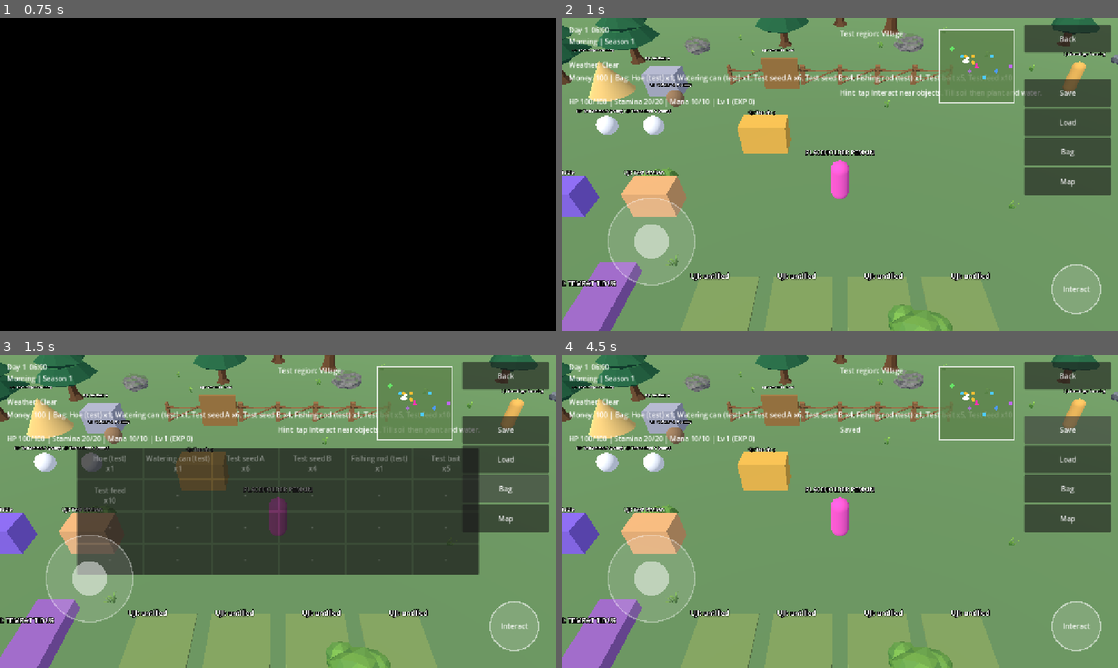
Above: before the commit, frames 1-4 (two rows, left to right).
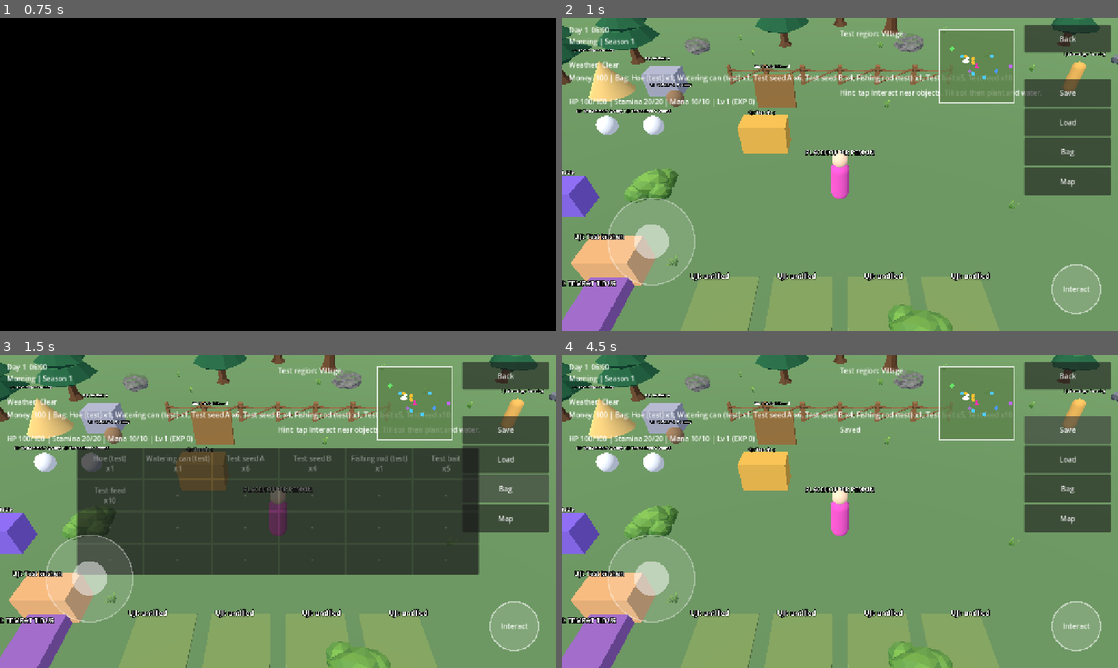
Above: after the commit, the same moments.

Repository: hadydaw/FARMING-ADVENTURE-NUSANTARA
Game: Godot game, scene res://game/boot/boot.tscn
Two runs of this game, one before a commit and one after it. Both use one fixed random seed, a clock stepped at 60 frames per second and the inputs below.
Inputs:
- Up to frame 1 (0.75 s): click "Start (test starter world)" at 0.5 s
- Up to frame 2 (1 s): no input
- Up to frame 3 (1.5 s): click "Bag" at 1.25 s
- Up to frame 4 (4.5 s): click "Map" at 2 s; click "Back" at 2.75 s; click "Start (test starter world)" at 3.5 s; click "Save" at 4.25 s

Frame 1 is identical in both runs. In frame 2, 4.1% of the frame differs, in the area x 1-75%, y 9-86%; in frame 3, 3.9%; in frame 4, 4.1%.

Commit message:
Kustomisasi karakter dasar (cermin uji) dan perapian posisi
Co-Authored-By: Claude Sonnet 5.5 <noreply@anthropic.com>
Claude-Session: https://claude.ai/code/session_011Entza5SoCyMwr8kuup11f

Diff:
--- /dev/null
+++ b/game/character/character_state.gd
@@ -0,0 +1,75 @@
+class_name CharacterState
+extends RefCounted
+## Kustomisasi karakter dasar (D-041, SEMENTARA): pilihan warna dari data. Model karakter final
+## (B-001) belum ada, jadi hanya mengubah warna penanda pemain. Pilihan tersimpan.
+## Belum: nama (butuh input teks), gaya rambut/wajah/aksesori, pakaian terbuka lewat progres.
+
+const SAVE_VERSION := 1
+
+var _groups: Array = []
+var _known: Dictionary = {}
+var _choice: Dictionary = {}   # id grup -> indeks pilihan
+
+
+func _init(rows: Array) -> void:
+	_groups = rows
+	for g in rows:
+		_known[str(g["id"])] = g
+		_choice[str(g["id"])] = 0
+
+
+func groups() -> Array:
+	return _groups
+
+
+func choice_index(group_id: String) -> int:
+	return int(_choice.get(group_id, 0))
+
+
+func color(group_id: String) -> Color:
+	if not _known.has(group_id):
+		return Color.WHITE
+	return Color(str(_known[group_id]["choices"][choice_index(group_id)]))
+
+
+## Pilihan berikutnya (berputar). false bila grup tak dikenal.
+func cycle(group_id: String) -> bool:
+	if not _known.has(group_id):
+		return false
+	_choice[group_id] = (choice_index(group_id) + 1) % (_known[group_id]["choices"] as Array).size()
+	return true
+
+
+func set_choice(group_id: String, index: int) -> bool:
+	if not _known.has(group_id) or index < 0 or index >= (_known[group_id]["choices"] as Array).size():
+		return false
+	_choice[group_id] = index
+	return true
+
+
+func reset() -> void:
+	for id in _choice:
+		_choice[id] = 0
+
+
+func to_dict() -> Dictionary:
+	return {"v": SAVE_VERSION, "choice": _choice.duplicate()}
+
+
+func from_dict(data: Dictionary) -> bool:
+	if int(data.get("v", -1)) != SAVE_VERSION or typeof(data.get("choice", null)) != TYPE_DICTIONARY:
+		return false
+	var staged: Dictionary = {}
+	for id in _known:
+		var raw: Variant = data["choice"].get(id, 0)
+		if typeof(raw) != TYPE_INT and typeof(raw) != TYPE_FLOAT:
+			return false
+		var i := int(raw)
+		if i < 0 or i >= (_known[id]["choices"] as Array).size():
+			return false
+		staged[id] = i
+	for id in data["choice"]:
+		if not _known.has(str(id)):
+			return false
+	_choice = staged
+	return true
--- a/game/core/data_registry.gd
+++ b/game/core/data_registry.gd
@@ -33,6 +33,8 @@
 	"upgrade_config": "res://game/data/upgrade_config.json",
 	"companions": "res://game/data/companions.json",
 	"companion_config": "res://game/data/companion_config.json",
+	"character_options": "res://game/data/character_options.json",
+	"character_config": "res://game/data/character_config.json",
 	"regions": "res://game/data/regions.json",
 	"region_links": "res://game/data/region_links.json",
 	"economy_config": "res://game/data/economy_config.json",
--- /dev/null
+++ b/game/data/character_config.json
@@ -0,0 +1,9 @@
+[
+	{
+		"id": "default",
+		"provisional": true,
+		"x": -3.0,
+		"z": 6.0,
+		"name_key": "CHAR_MIRROR"
+	}
+]
--- /dev/null
+++ b/game/data/character_options.json
@@ -0,0 +1,27 @@
+[
+	{
+		"id": "skin",
+		"provisional": true,
+		"label_key": "CHAR_SKIN",
+		"choices": [
+			"#f1c9a5",
+			"#d9a577",
+			"#b57a4f",
+			"#8a5a3a",
+			"#5e3b26"
+		]
+	},
+	{
+		"id": "outfit",
+		"provisional": true,
+		"label_key": "CHAR_OUTFIT",
+		"choices": [
+			"#e64db3",
+			"#3f7fd9",
+			"#4caf50",
+			"#e0a030",
+			"#8e5bd6",
+			"#d9d9d9"
+		]
+	}
+]
--- a/game/data/crafting_stations.json
+++ b/game/data/crafting_stations.json
@@ -4,7 +4,7 @@
 		"provisional": true,
 		"name_key": "STATION_KITCHEN",
 		"x": -6.0,
-		"z": 0.5,
+		"z": 3.0,
 		"color": "#d9a066"
 	},
 	{
--- a/game/data/guild_config.json
+++ b/game/data/guild_config.json
@@ -19,7 +19,7 @@
 		],
 		"board": {
 			"x": -3.0,
-			"z": -8.0
+			"z": -6.0
 		}
 	}
 ]
--- a/game/data/interaction_types.json
+++ b/game/data/interaction_types.json
@@ -94,5 +94,11 @@
 		"prompt_key": "FARM_ACT_CAMP",
 		"max_distance": 2.4,
 		"min_facing_dot": 0.0
+	},
+	{
+		"id": "mirror",
+		"prompt_key": "FARM_ACT_MIRROR",
+		"max_distance": 2.4,
+		"min_facing_dot": 0.0
 	}
 ]
--- a/game/farming/farming_session.gd
+++ b/game/farming/farming_session.gd
@@ -32,6 +32,7 @@
 var festivals: FestivalCalendar
 var upgrades: UpgradeState
 var companions: CompanionState
+var character: CharacterState
 var _base_slots := 0
 var recipes: Array = []
 var stations: Array = []
@@ -57,6 +58,7 @@
 	festivals = FestivalCalendar.new(extras.get("festivals", []))
 	upgrades = UpgradeState.new(extras.get("upgrades", []))
 	companions = CompanionState.new(extras.get("companions", []))
+	character = CharacterState.new(extras.get("character_options", []))
 	recipes = extras.get("recipes", [])
 	stations = extras.get("stations", [])
 	for sh in extras.get("shops", []):
@@ -101,6 +103,7 @@
 	festivals.reset()
 	upgrades.reset()
 	companions.reset()
+	character.reset()
 	_apply_upgrades()
 	for id in vitality.ids():
 		vitality.restore_full(id)
@@ -160,7 +163,7 @@
 
 
 func to_dict() -> Dictionary:
-	return {"v": SAVE_VERSION, "world_seed": world_seed, "vital …(345 unchanged characters)… ), "companions": companions.to_dict(), "inventory": inventory.to_dict(), "grid": grid.to_dict()}
+	return {"v": SAVE_VERSION, "world_seed": world_seed, "vital …(345 unchanged characters)… ), "companions": companions.to_dict(), "character": character.to_dict(), "inventory": inventory.to_dict(), "grid": grid.to_dict()}
 
 
 ## Terapkan efek upgrade (slot tas, meter maksimum) dari himpunan upgrade yang dimiliki.
@@ -174,17 +177,24 @@
 
 ## Semua-atau-tidak, termasuk upgrade (ukuran tas/meter bergantung padanya, jadi diterapkan dulu).
 func from_dict(data: Dictionary) -> bool:
-	if typeof(data.get("upgrades", {})) != TYPE_DICTIONARY or typeof(data.get("companions", {})) != TYPE_DICTIONARY:
+	if typeof(data.get("upgrades", {})) != TYPE_DICTIONARY or typeof(data.get("companions", {})) != TYPE_DICTIONARY or typeof(data.get("character", {})) != TYPE_DICTIONARY:
 		return false
 	var backup := to_dict()
+	if data.has("character"):
+		if not character.from_dict(data["character"]):
+			return false
+	else:
+		character.reset()
 	if data.has("companions"):
 		if not companions.from_dict(data["companions"]):
+			character.from_dict(backup["character"])
 			return false
 	else:
 		companions.reset()
 	if data.has("upgrades"):
 		if not upgrades.from_dict(data["upgrades"]):
 			companions.from_dict(backup["companions"])
+			character.from_dict(backup["character"])
 			return false
 	else:
 		upgrades.reset()
@@ -193,6 +203,7 @@
 		return true
 	upgrades.from_dict(backup["upgrades"])
 	companions.from_dict(backup["companions"])
+	character.from_dict(backup["character"])
 	_apply_upgrades()
 	inventory.from_dict(backup["inventory"])
 	vitality.from_dict(backup["vitality"])
--- a/game/i18n/translations.csv
+++ b/game/i18n/translations.csv
@@ -348,3 +348,8 @@
 SET_HIGH_CONTRAST,Kontras tinggi,High contrast
 SET_MESSAGE_DURATION,Lama pesan di layar,Message duration
 SET_SHOW_HINTS,Tampilkan petunjuk,Show hints
+FARM_ACT_MIRROR,Cermin,Mirror
+CHAR_MIRROR,Cermin Uji,Test Mirror
+CHAR_SKIN,Warna kulit,Skin tone
+CHAR_OUTFIT,Warna pakaian,Outfit color
+CHAR_CHOICE,Pilihan,Choice
--- a/game/world/world_sites.gd
+++ b/game/world/world_sites.gd
@@ -15,6 +15,7 @@
 	_build_board()
 	_build_upgrade_site()
 	_build_camp()
+	_build_mirror()
 	_build_dungeon_entrance()
 
 
@@ -80,6 +81,9 @@
 func _on_menu_pressed(id: String) -> void:
 	if _open_station_id == "__board__":
 		_on_board_pressed(id)
+		return
+	if _open_station_id == "__mirror__":
+		_on_mirror_pressed(id)
 		return
 	if _open_station_id == "__camp__":
 		_on_camp_pressed(id)
@@ -522,3 +526,54 @@
 	if companion_node.global_position.distance_to(target) > 8.0:
 		companion_node.global_position = target   # pindah wilayah: langsung menyusul
 	companion_node.global_position = companion_node.global_position.lerp(target, clampf(delta * 4.0, 0.0, 1.0))
+
+
+# --- Cermin kustomisasi karakter (SEMENTARA) ---
+
+func _build_mirror() -> void:
+	var cfg: Dictionary = DataRegistry.get_row("character_config", "default")
+	var node := Node3D.new()
+	node.name = "Mirror"
+	node.position = Vector3(float(cfg["x"]), 0.0, float(cfg["z"]))
+	var mesh := MeshInstance3D.new()
+	var box := BoxMesh.new()
+	box.size = Vector3(1.0, 1.8, 0.15)
+	mesh.mesh = box
+	mesh.position.y = 0.9
+	var mat := StandardMaterial3D.new()
+	mat.albedo_color = Color(0.7, 0.85, 0.95)
+	mesh.material_override = mat
+	node.add_child(mesh)
+	var label := Label3D.new()
+	label.text = "UJI: " + tr(str(cfg["name_key"]))
+	label.pixel_size = 0.005
+	label.position = Vector3(0, 2.3, 0)
+	label.billboard = BaseMaterial3D.BILLBOARD_ENABLED
+	node.add_child(label)
+	var it := Interactable.new()
+	it.interaction_type = "mirror"
+	node.add_child(it)
+	it.set_meta("is_mirror", true)
+	w.add_child(node)
+	w._markers.append({"node": node, "kind": "npc", "region": "region_village"})
+
+
+func _open_mirror() -> void:
+	_open_station_id = "__mirror__"
+	GameTime.clock.pause("menu")
+	w.player.set_physics_process(false)
+	_refresh_mirror()
+
+
+func _refresh_mirror() -> void:
+	var rows: Array = []
+	for g in w.farming.character.groups():
+		var gid := str(g["id"])
+		rows.append({"id": gid, "text": "%s: #%d / %d  (%s)" % [tr(str(g["label_key"])), w.farming.character.choice_index(gid) + 1, (g["choices"] as Array).size(), str(g["choices"][w.farming.character.choice_index(gid)])], "enabled": true})
+	w.hud.show_menu(tr("CHAR_MIRROR"), rows)
+	w.refresh_farm_visuals()
+
+
+func _on_mirror_pressed(id: String) -> void:
+	w.farming.character.cycle(id)
+	_refresh_mirror()
--- a/game/world/world_start.gd
+++ b/game/world/world_start.gd
@@ -26,6 +26,8 @@
 var _inspect_count := 0
 var _models: Dictionary = {}  # prop id -> PackedScene
 var sites: WorldSites
+var player_outfit_material: StandardMaterial3D
+var player_skin_material: StandardMaterial3D
 
 
 func _ready() -> void:
@@ -76,6 +78,8 @@
 		return ""
 	if sensor.current.has_meta("station_id"):
 		return tr("FARM_ACT_CRAFT") + ": " + tr(str(sensor.current.get_meta("label_key", "")))
+	if sensor.current.has_meta("is_mirror"):
+		return tr("FARM_ACT_MIRROR")
 	if sensor.current.has_meta("is_camp"):
 		return tr("FARM_ACT_CAMP")
 	if sensor.current.has_meta("is_upgrade"):
@@ -118,6 +122,9 @@
 		return
 	if target.has_meta("station_id"):
 		sites._open_station(str(target.get_meta("station_id")))
+		return
+	if target.has_meta("is_mirror"):
+		sites._open_mirror()
 		return
 	if target.has_meta("is_camp"):
 		sites._open_camp()
@@ -290,13 +297,25 @@
 	var material := StandardMaterial3D.new()
 	material.albedo_color = Color(0.9, 0.3, 0.7)
 	capsule.material = material
+	player_outfit_material = material
 	marker.mesh = capsule
 	marker.position = Vector3(0, 0.75, 0)
 	player.add_child(marker)
 	var nose := MeshInstance3D.new()
 	var nose_mesh := BoxMesh.new()
 	nose_mesh.size = Vector3(0.12, 0.12, 0.3)
-	nose_mesh.material = material
+	var skin_material := StandardMaterial3D.new()
+	skin_material.albedo_color = Color(0.95, 0.8, 0.65)
+	player_skin_material = skin_material
+	nose_mesh.material = skin_material
+	var head := MeshInstance3D.new()
+	var head_mesh := SphereMesh.new()
+	head_mesh.radius = 0.26
+	head_mesh.height = 0.52
+	head_mesh.material = skin_material
+	head.mesh = head_mesh
+	head.position = Vector3(0, 1.62, 0)
+	player.add_child(head)
 	nose.mesh = nose_mesh
 	nose.position = Vector3(0, 1.0, -0.35)
 	player.add_child(nose)
@@ -338,7 +357,7 @@
 		"economy_config": DataRegistry.get_row("economy_config", "default"), "item_prices": DataRegistry.rows("item_prices"), "shops": DataRegistry.rows("shops"),
 		"gather_nodes": DataRegistry.rows("gather_nodes"), "recipes": DataRegistry.rows("recipes"), "stations": DataRegistry.rows("crafting_stations"),
 		"monsters": DataRegistry.rows("monsters"), "monster_spawns": DataRegistry.rows("monster_spawns"), "combat_config": DataRegistry.get_row("combat_config", "default"),
-		"companions": DataRegistry.rows("companion …(291 unchanged characters)…
+		"character_options": DataRegistry.rows("character_options"), "companions": DataRegistry.rows("companion …(291 unchanged characters)…
 	farming.sleep.finished.connect(_on_woke_up)
 	_build_bed()
 	_build_pond()
@@ -393,6 +412,7 @@
 func refresh_farm_visuals() -> void:
 	_announce_milestones()
 	sites._update_companion_visual()
+	_apply_character_look()
 	for pid in plot_nodes:
 		var plot: FarmPlot = farming.grid.plot(pid)
 		var node: Node3D = plot_nodes[pid]
@@ -1039,6 +1059,13 @@
 	return true
 
 
+func _apply_character_look() -> void:
+	if player_outfit_material == null or farming == null:
+		return
+	player_outfit_material.albedo_color = farming.character.color("outfit")
+	player_skin_material.albedo_color = farming.character.color("skin")
+
+
 func _announce_festival() -> void:
 	var r := farming.claim_festival()
 	if bool(r["ok"]):
--- /dev/null
+++ b/tests/unit/test_character.gd
@@ -0,0 +1,50 @@
+extends TestCase
+
+func _session() -> FarmingSession:
+	var clock := GameClock.new(DataRegistry.get_row("time_config", "default"))
+	return FarmingSession.new(clock, DataRegistry.rows("items"), DataRegistry.rows("crops"), [], DataRegistry.get_row("farm_config", "default"), [], [], 1, DataRegistry.rows("vitality_meters"), {}, {
+		"economy_config": DataRegistry.get_row("economy_config", "default"), "item_prices": DataRegistry.rows("item_prices"),
+		"character_options": DataRegistry.rows("character_options")})
+
+
+func run() -> void:
+	for g in DataRegistry.rows("character_options"):
+		check(bool(g.get("provisional", false)) and (g["choices"] as Array).size() >= 2, "grup valid: %s" % g["id"])
+		for c in g["choices"]:
+			check(str(c).begins_with("#") and str(c).length() == 7, "warna heks valid")
+		check(tr(str(g["label_key"])) != str(g["label_key"]), "terjemahan")
+	var s := _session()
+	var ch := s.character
+	check(ch.color("skin").is_equal_approx(Color("#f1c9a5")), "pilihan awal")
+	check(ch.cycle("skin") and ch.choice_index("skin") == 1, "ganti pilihan")
+	check(not ch.cycle("palsu"), "grup tak dikenal ditolak")
+	for i in 10:
+		ch.cycle("outfit")
+	check_eq(ch.choice_index("outfit"), 10 % 6, "berputar")
+	check(not ch.set_choice("skin", 99) and not ch.set_choice("skin", -1), "indeks luar rentang ditolak")
+	check(ch.set_choice("skin", 3), "set langsung")
+	# Simpan/muat
+	var saved := s.to_dict()
+	var s2 := _session()
+	check(s2.from_dict(saved), "muat")
+	check_eq(s2.character.choice_index("skin"), 3, "kulit dipulihkan")
+	check_eq(s2.character.choice_index("outfit"), 4, "pakaian dipulihkan")
+	# Rusak -> rollback
+	var s3 := _session()
+	s3.character.set_choice("skin", 2)
+	var before := JSON.stringify(s3.to_dict())
+	var bad := saved.duplicate(true)
+	bad["character"]["choice"]["skin"] = 99
+	check(not s3.from_dict(bad), "indeks rusak ditolak")
+	check_eq(JSON.stringify(s3.to_dict()), before, "rollback utuh")
+	var bad2 := saved.duplicate(true)
+	bad2["character"]["choice"]["rambut"] = 1
+	check(not s3.from_dict(bad2), "grup tak dikenal ditolak saat muat")
+	# Save lama tanpa kunci: kembali ke bawaan
+	var old := saved.duplicate(true)
+	old.erase("character")
+	check(s3.from_dict(old), "save lama termuat")
+	check_eq(s3.character.choice_index("skin"), 0, "direset ke bawaan")
+	# Mulai baru juga mereset
+	s.reset()
+	check_eq(s.character.choice_index("skin"), 0, "reset game baru")
Not shown, added: game/character/character_state.gd.uid
Binary file changed: game/i18n/translations.en.translation
Binary file changed: game/i18n/translations.id.translation
Not shown, added: tests/unit/test_character.gd.uid
Not shown, changed: CHANGELOG.md
Not shown, changed: docs/project/PROGRESS_LOG.md
